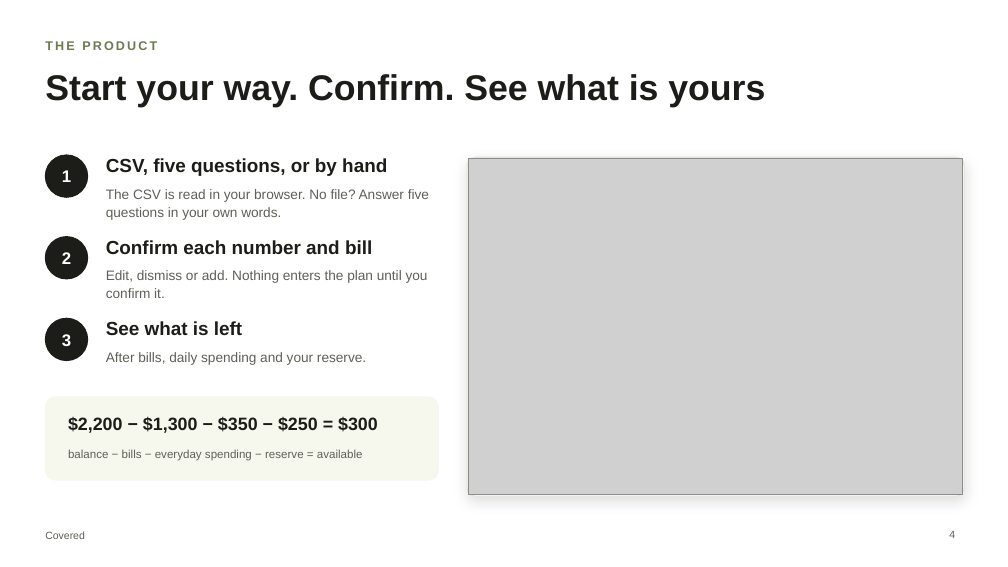
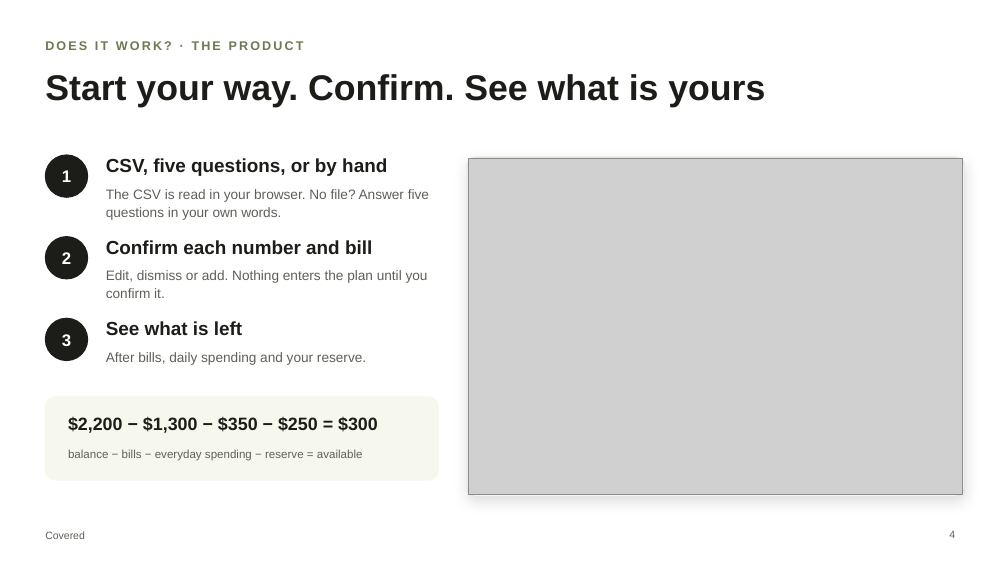
Before and after one commit to chinusoid/FractureTeam, a slide deck: slide 4 of pitch/covered-pitch.pptx. Drawn at 1008x567 pixels with LibreOffice and Linux fonts; fonts in the diff are those of the drawing; grey boxes stand for pictures. Boxes give left, top, right and bottom in pixels: in the first picture for what was removed or moved away, otherwise in the second. Text is boxed around its words. In the diff, an @@ line names an element or a change of style, - is before the commit and + after.

```diff
--- a/pitch/covered-pitch.pptx
+++ b/pitch/covered-pitch.pptx
@@ text at (x1=45, y1=41, x2=304, y2=50): text changed @@
-THE PRODUCT
+DOES IT WORK? · THE PRODUCT
```
Also in this commit, not shown: 9 other slides changed, 3 other files.
